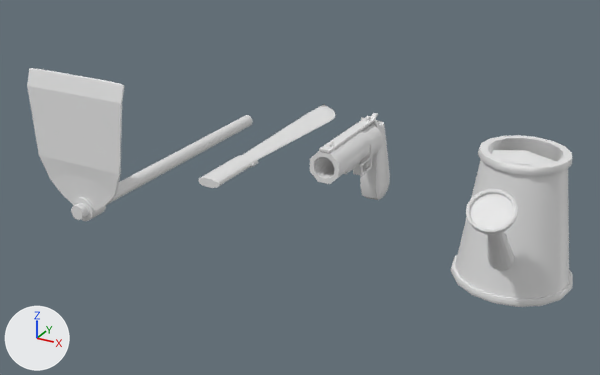
What one commit did to the FBX model Assets/Models/3D Props/Hoe.fbx.
Camera for both pictures: a camera (50 mm lens) standing at (1.33, -2.82, 1.56) and looking at (-0.16, -0.11, 0.2). The axes (+X, +Y, +Z) are drawn at lower left. The lights are the same throughout. Where no turn or scale is listed for an object, it has been applied to the vertices. Vertices at the same position are counted once.

In view in the first picture: 'Cylinder001', 'Handle', 'Machete', 'Nozzle', 'Tube001', 'Watercan Body', 'handle', 'hoe'.
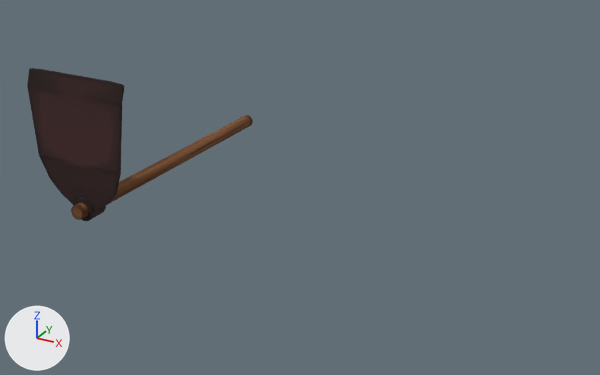
Location of each change, [x1, y1, x2, y2] in pixels of the pictures (600 x 375 px):
'Watercan Body', deleted
    before: [450, 135, 573, 307]
'hoe', recoloured, surface changed (grey to brown)
    both: [27, 68, 124, 221]
'Nozzle', deleted
    before: [466, 189, 518, 271]
'Machete', deleted
    before: [198, 104, 336, 188]
'handle', recoloured, surface changed (grey to brown)
    both: [71, 115, 253, 220]
'Handle', deleted
    before: [319, 113, 390, 200]
'Tube001', deleted
    before: [310, 131, 370, 184]
'Cylinder001', deleted
    before: [360, 124, 383, 163]

The edits, one by one:
Picture 'Hoe2 Texture.PNG' (img_hoe2_texture_png) is new.
Picture 'Hoe1 Texture.PNG' (img_hoe1_texture_png) is new.
Material 'Material #9' (mat_material__9) is new.
Its texture is img_hoe2_texture_png (with its transparency).
Its roughness is 1.0.
Material 'Material #8' (mat_material__8) is new.
Its texture is img_hoe1_texture_png (with its transparency).
Its roughness is 1.0.
me_mesh_001 has 32 vertices, 60 faces and spans x -0.03..0.03, y -1.265..0.0, z -0.03..0.03.
me_mesh_001 is used by ob_handle; location (-0.87, 0.62, 0.15).
me_mesh_001 part 2: texture (UV) coordinates of 60 of 60 faces, centred in x -0.029..0.029, y -1.265..0.0, z -0.029..0.029, changed; they spanned u -0.06..0.94, v 0.0..1.0 and now span u 0.07..0.94, v 0.03..0.97.
me_mesh_001 now uses material mat_material__9 (picture img_hoe2_texture_png).
me_mesh has 217 vertices, 220 faces and spans x -0.233..0.233, y -0.08..0.0, z -0.05..0.541.
me_mesh is used by ob_hoe; location (-0.87, -0.533, 0.15).
me_mesh part 1: texture (UV) coordinates of 220 of 220 faces, centred in x -0.233..0.233, y -0.08..0.0, z -0.048..0.539, changed; they spanned u 0.0..1.0, v 0.0..1.0 and now span u 0.02..0.97, v 0.03..0.99.
me_mesh now uses material mat_material__8 (picture img_hoe1_texture_png).
Object 'Watercan Body' (ob_watercan_body) is deleted.
Object 'Cylinder001' (ob_cylinder001) is deleted.
Object 'Machete' (ob_machete) is deleted.
Object 'Tube001' (ob_tube001) is deleted.
Object 'Nozzle' (ob_nozzle) is deleted.
Object 'Handle' (ob_handle_1) is deleted.
